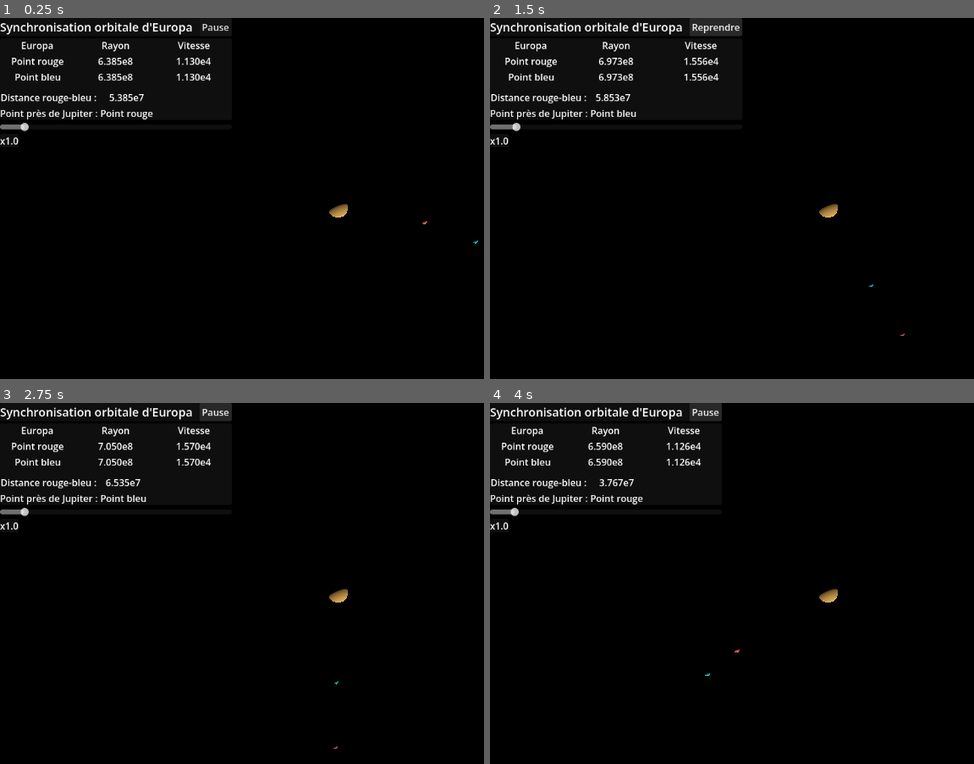
Above: before the commit, frames 1-4 (two rows, left to right).
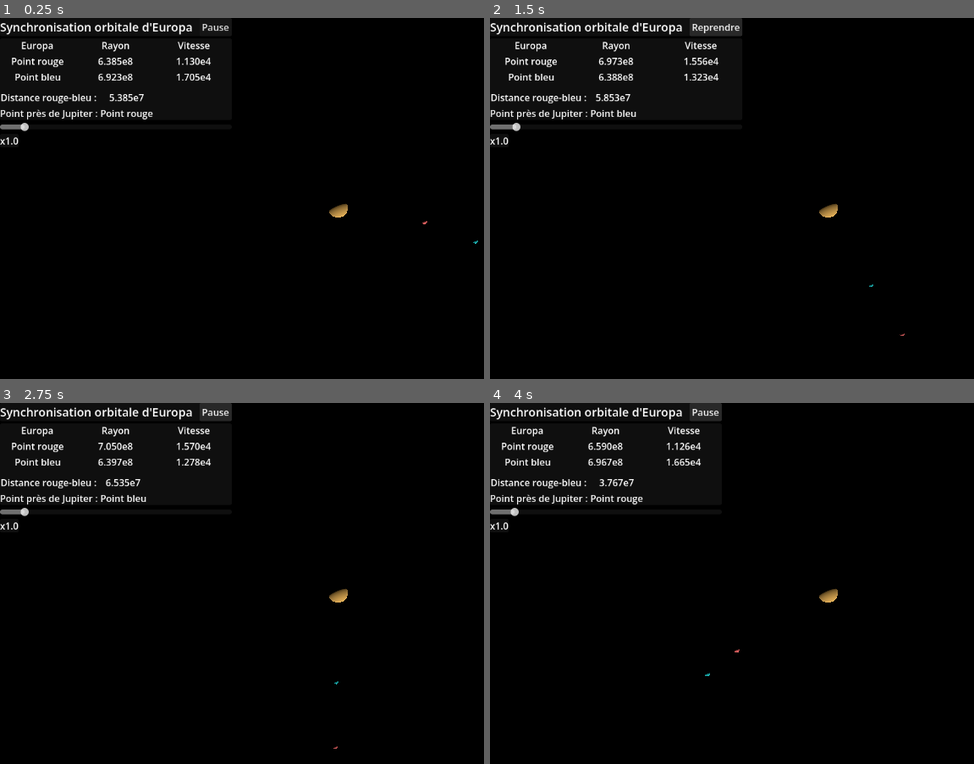
Above: after the commit, the same moments.

Repository: adorion25/Euroba
Game: Godot game, scene res://node_3d.tscn
Two runs of this game, one before a commit and one after it. Both use one fixed random seed, a clock stepped at 60 frames per second and the inputs below. The project has no main scene, so this scene is started directly.
Inputs:
- Up to frame 1 (0.25 s): no input
- Up to frame 2 (1.5 s): tap Enter at 0.5 s; click "Pause" at 1.25 s
- Up to frame 3 (2.75 s): click "Reprendre" at 2 s
- Up to frame 4 (4 s): no input

The runs differ from the first frame. In frame 1, less than 0.1% of the frame differs, in the area x 21-42%, y 15-18%; in frame 2, less than 0.1%; in frame 3, less than 0.1%, in the area x 20-42%, y 15-18%; in frame 4, less than 0.1%.

Commit message:
changer r_2 pour r_1 dans l'interface

Diff:
--- a/euroba/interface.gd
+++ b/euroba/interface.gd
@@ -20,8 +20,8 @@
 func _process(delta:float) -> void:
 	rayon_1.text = format_scientifique(lune_1.r_1.length())
 	vitesse_1.text = format_scientifique(lune_1.v_1.length())
-	rayon_2.text = format_scientifique(lune_2.r_2.length())
-	vitesse_2.text = format_scientifique(lune_2.v_2.length())
+	rayon_2.text = format_scientifique(lune_2.r_1.length())
+	vitesse_2.text = format_scientifique(lune_2.v_1.length())
 	distance.text = format_scientifique(abs(lune_1.r_1.length() - lune_2.r_1.length()))
 
 	if lune_1.r_1.length() < lune_2.r_1.length():
